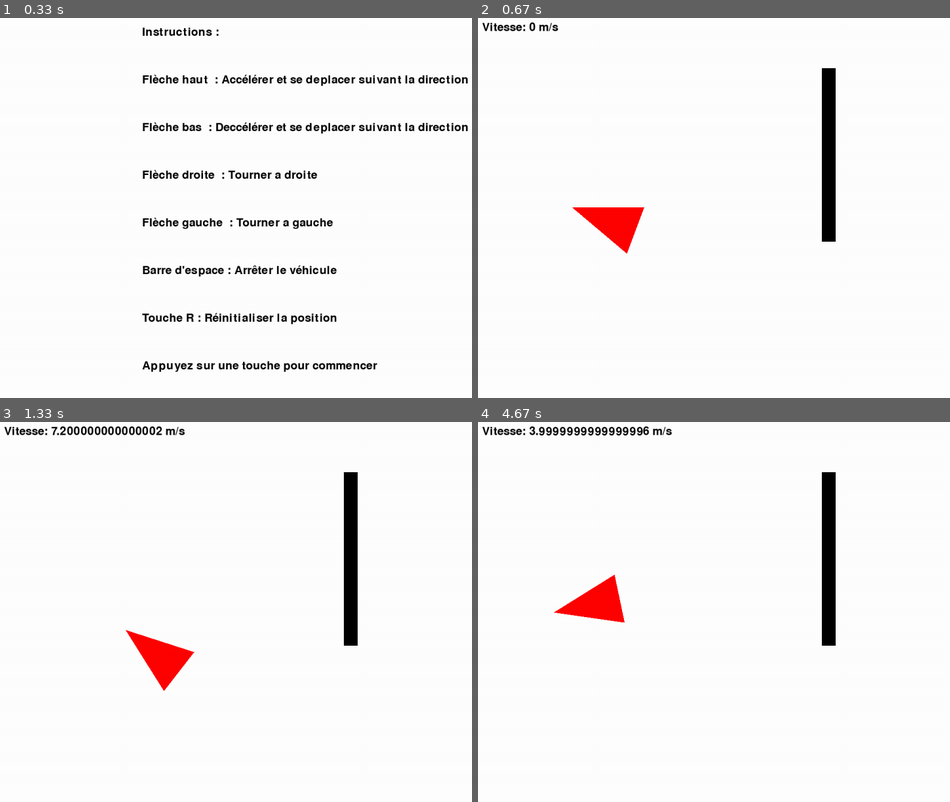
Above: before the commit, frames 1-4 (two rows, left to right).
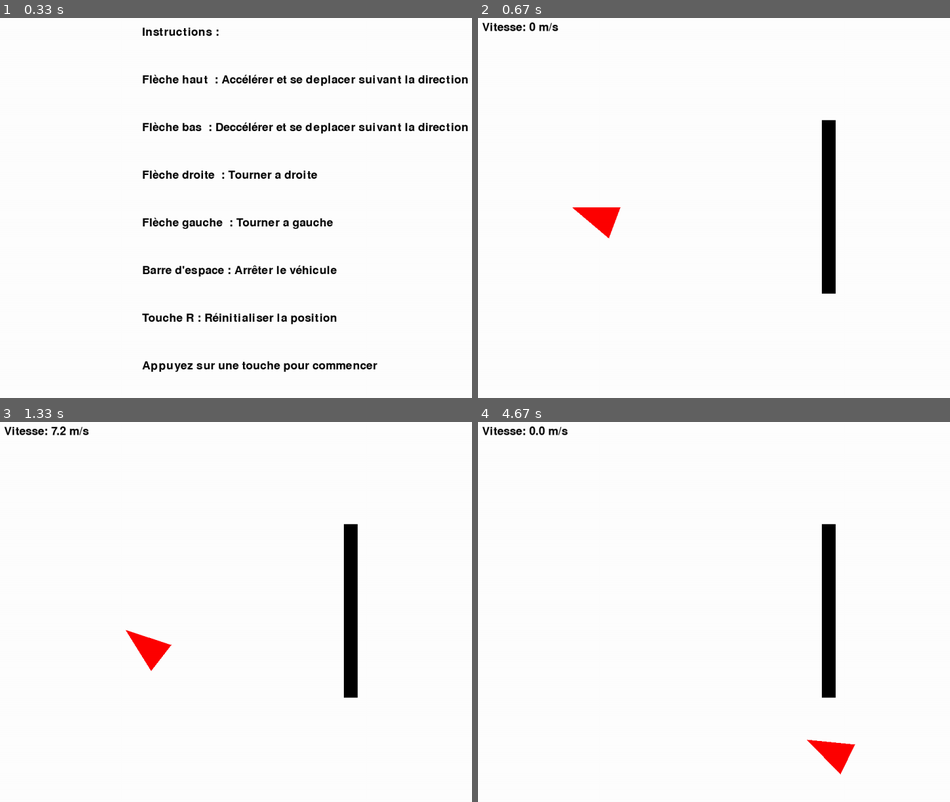
Above: after the commit, the same moments.

Repository: Singh-Jaskaranpreet/projet_robot_LU2IN013
Game: pygame game, started from simulateur.py
Same seed, same stepped clock (60 frames per second), same inputs: the game is played once before the commit and once after it.
Inputs:
- Up to frame 1 (0.33 s): no input
- Up to frame 2 (0.67 s): hold Right from 0.33 s (still down)
- Up to frame 3 (1.33 s): release Right at 0.8 s; hold Up 0.83-1.13 s; hold Right from 1.17 s (still down)
- Up to frame 4 (4.67 s): release Right at 1.63 s; hold Left 1.67-2.2 s; hold Down 2.23-2.53 s; hold Left 2.57-2.97 s; hold Up 3-3.37 s; tap Space at 3.07, 3.47, 3.77, 4.13, 4.53 s; hold Right 3.4-4.03 s; hold Down 4.07-4.43 s; hold Left from 4.47 s (still down)

Frame 1 is identical in both runs. In frame 2, 1.3% of the frame differs, in the area x 27-76%, y 13-73%; in frame 3, 1.7%; in frame 4, 2.7%, in the area x 10-80%, y 1-93%.

Commit message:
Changement de la taille du vehicule

Diff:
--- a/Environnement.py
+++ b/Environnement.py
@@ -19,21 +19,25 @@
         # Arrêter le véhicule si proche du bord droit
         if (vehicule.r_Avg[0] + 10 > self.largeur or vehicule.r_Avd[0] + 10 > self.largeur or vehicule.r_Ar[0] + 10 > self.largeur):
             vehicule.arret()
+        if (vehicule.r_Avg[0] > self.largeur or vehicule.r_Avd[0] > self.largeur or vehicule.r_Ar[0] > self.largeur):
             vehicule.restart()
 
         # Arrêter le véhicule si proche du bord gauche
-        elif (vehicule.r_Avg[0] - 10 < 0 or vehicule.r_Avd[0] - 10 < 0 or vehicule.r_Ar[0] - 10 < 0):
-            vehicule.arret()
+        if (vehicule.r_Avg[0] - 10 < 0 or vehicule.r_Avd[0] - 10 < 0 or vehicule.r_Ar[0] - 10 < 0):
+            vehicule.arret()
+        if (vehicule.r_Avg[0] < 0 or vehicule.r_Avd[0] < 0 or vehicule.r_Ar[0] < 0):
             vehicule.restart()
 
         # Arrêter le véhicule si proche du bord bas
-        elif (vehicule.r_Avg[1] + 10 > self.hauteur or vehicule.r_Avd[1] + 10 > self.hauteur or vehicule.r_Ar[1] + 10 > self.hauteur):
-            vehicule.arret()
+        if (vehicule.r_Avg[1] + 10 > self.hauteur or vehicule.r_Avd[1] + 10 > self.hauteur or vehicule.r_Ar[1] + 10 > self.hauteur):
+            vehicule.arret()
+        if (vehicule.r_Avg[1] > self.hauteur or vehicule.r_Avd[1] > self.hauteur or vehicule.r_Ar[1] > self.hauteur):
             vehicule.restart()
 
         # Arrêter le véhicule si proche du bord haut
-        elif (vehicule.r_Avg[1] - 10 < 0 or vehicule.r_Avd[1] - 10 < 0 or vehicule.r_Ar[1] - 10 < 0):
-            vehicule.arret()
+        if (vehicule.r_Avg[1] - 10 < 0 or vehicule.r_Avd[1] - 10 < 0 or vehicule.r_Ar[1] - 10 < 0):
+            vehicule.arret()
+        if (vehicule.r_Avg[1] < 0 or vehicule.r_Avd[1]  < 0 or vehicule.r_Ar[1] < 0):
             vehicule.restart()
 
     def afficher(self, screen, vehicule, couleur_vehicule, couleur_texte, objects):
@@ -79,7 +83,7 @@
 
         # Afficher la vitesse du véhicule à l'écran
         font = pygame.font.SysFont(None, 36)
-        vitesse_text = font.render(f"Vitesse: {abs(vehicule.vitesse * 2)} m/s", True, couleur_texte)
+        vitesse_text = font.render(f"Vitesse: {round(abs(vehicule.vitesse * 2),3)} m/s", True, couleur_texte)
         screen.blit(vitesse_text, (10, 10))
 
     def segments_intersect(self, seg1, seg2):
--- a/Vehicule.py
+++ b/Vehicule.py
@@ -11,8 +11,8 @@
         self.direction_y = 0
         self.vitesse = vitesse
         self.r_Ar=[coord[0],coord[1]]
-        self.r_Avd=[coord[0]+long*m.cos(m.pi/9),coord[1]+long*m.sin(m.pi/9)]
-        self.r_Avg=[coord[0]+long*m.cos(m.pi/9),coord[1]-long*m.sin(m.pi/9)]
+        self.r_Avd=[coord[0]+self.long*m.cos(m.pi/9),coord[1]+self.long*m.sin(m.pi/9)]
+        self.r_Avg=[coord[0]+self.long*m.cos(m.pi/9),coord[1]-self.long*m.sin(m.pi/9)]
         self.starting_point_x=coord[0]
         self.starting_point_y=coord[1]
 
--- a/simulateur.py
+++ b/simulateur.py
@@ -19,12 +19,12 @@
 
 # Création de l'environnement et d'un véhicule
 environnement = Environnement(LARGEUR, HAUTEUR)
-vehicule = Vehicule("Voiture", 0 ,(200,HAUTEUR//2),150)
+vehicule = Vehicule("Voiture", 0 ,(200,HAUTEUR//2),100)
 
 
 
 
-tmp=[pygame.Rect(randint(400, 900), randint(0,200), randint(10,100), randint(200,HAUTEUR//2))]
+tmp=[pygame.Rect(randint(400, 900), randint(0,HAUTEUR//2), randint(10,100), randint(200,HAUTEUR//2))]
 
 
 # Fonction pour afficher les instructions
